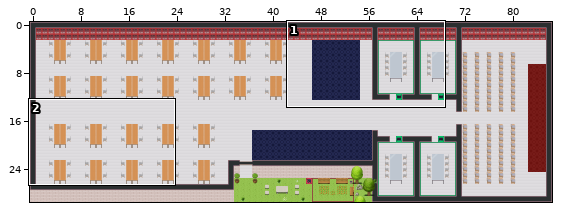
Tiled map (JSON): office.tmj. Above, an overview of the earlier version with the close-up marked.
Close-up. First the earlier version:
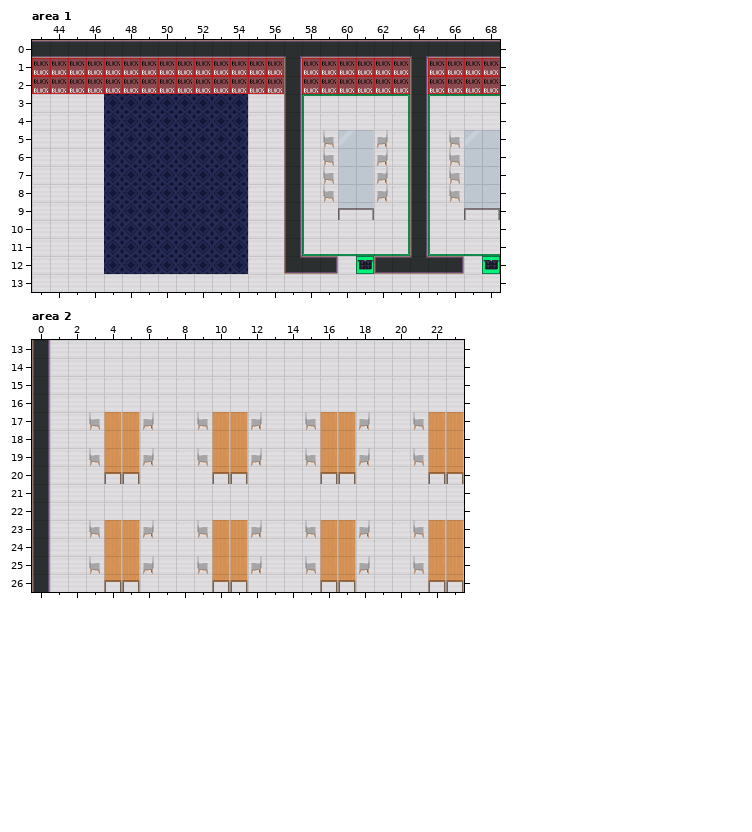
Cells are 32x32 px. Shown: area 1 x 43..68, y 0..13; area 2 x 0..23, y 13..26. The commit also changed other parts of the map, which this record leaves out.
Now the later version:
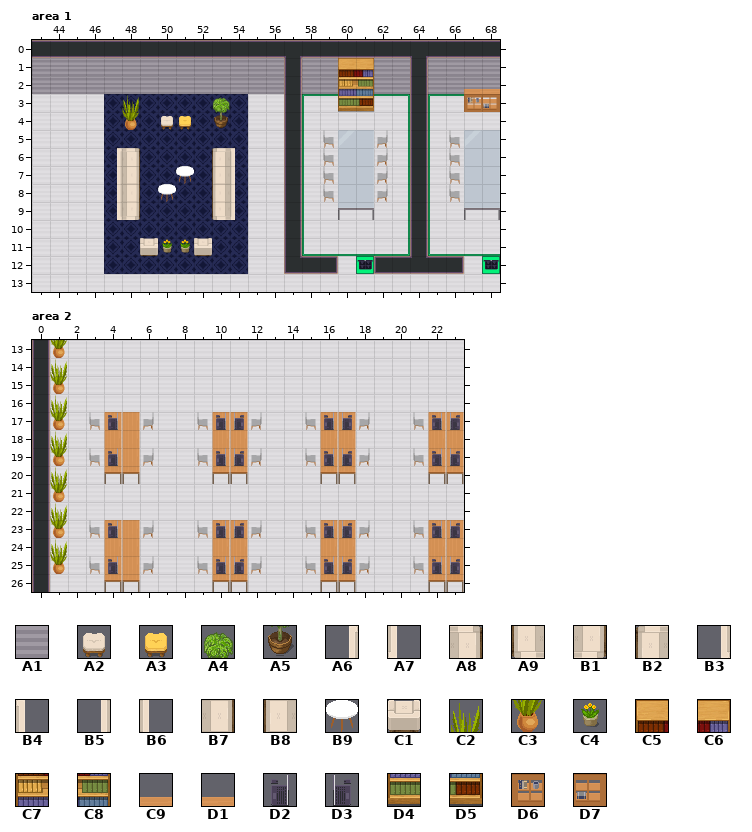
Key: from "Chunk 1": A1 30, A2 56, A3 57, A4 61, A5 62, A6 62 turned 270, A7 62 turned 90, A8 63 turned 270, A9 63 turned 90, B1 64 turned 270, B2 64 turned 90, B3 65 turned 270, B4 65 turned 90, B5 66 turned 270, B6 66 turned 90, B7 67 turned 270, B8 67 turned 90, B9 68, C1 71, C2 113, C3 114, C4 124, C5 142, C6 143, C7 144, C8 145, C9 146, D1 147, D2 148, D3 149, D4 150, D5 151, D6 152, D7 153.
__ is an empty cell.
From old to new:
Layer "walls/walls1", area 1:
y 1..2: x 43..56 __ __ __ __ __ __ __ __ __ __ __ __ __ __ -> A1 A1 A1 A1 A1 A1 A1 A1 A1 A1 A1 A1 A1 A1; x 58..59 __ __ -> A1 A1; x 62..63 __ __ -> A1 A1; x 65..68 __ __ __ __ -> A1 A1 A1 A1
Layer "furniture/furniture2", area 1:
y 4: x 50..51 __ __ -> A2 A3
y 6: x 47..48 __ __ -> A6 A8; x 53..54 __ __ -> B2 B4
y 7: x 47..48 __ __ -> B5 B7; x 51 __ -> B9; x 53..54 __ __ -> B8 B6
y 8: x 47..48 __ __ -> B5 B7; x 50 __ -> B9; x 53..54 __ __ -> B8 B6
y 9: x 47..48 __ __ -> B3 B1; x 53..54 __ __ -> A9 A7
y 11: x 49 __ -> C1; x 52 __ -> C1
Layer "above/above1", area 1:
y 3: x 48 __ -> C2; x 53 __ -> A4
y 4: x 48 __ -> C3; x 53 __ -> A5
y 11: x 50..51 __ __ -> C4 C4
Layer "above/above2", area 1:
y 1: x 60..61 __ __ -> C5 C6
y 2: x 60..61 __ __ -> C7 C8; x 67..68 __ __ -> C9 D1
y 3: x 60..61 __ __ -> D4 D5; x 67..68 __ __ -> D6 D7
Layer "above/above1", area 2:
y 13: x 1 __ -> C3
y 14: x 1 __ -> C2
y 15: x 1 __ -> C3
y 16: x 1 __ -> C2
y 17: x 1 __ -> C3
y 18: x 1 __ -> C2
y 19: x 1 __ -> C3
y 20: x 1 __ -> C2
y 21: x 1 __ -> C3
y 22: x 1 __ -> C2
y 23: x 1 __ -> C3
y 24: x 1 __ -> C2
y 25: x 1 __ -> C3
Layer "above/above2", area 2:
y 17: x 4 __ -> D2; x 10..11 __ __ -> D2 D3; x 16..17 __ __ -> D2 D3; x 22..23 __ __ -> D2 D3
y 19: x 4 __ -> D2; x 10..11 __ __ -> D2 D3; x 16..17 __ __ -> D2 D3; x 22..23 __ __ -> D2 D3
y 23: x 4 __ -> D2; x 10..11 __ __ -> D2 D3; x 16..17 __ __ -> D2 D3; x 22..23 __ __ -> D2 D3
y 25: x 4 __ -> D2; x 10..11 __ __ -> D2 D3; x 16..17 __ __ -> D2 D3; x 22..23 __ __ -> D2 D3
